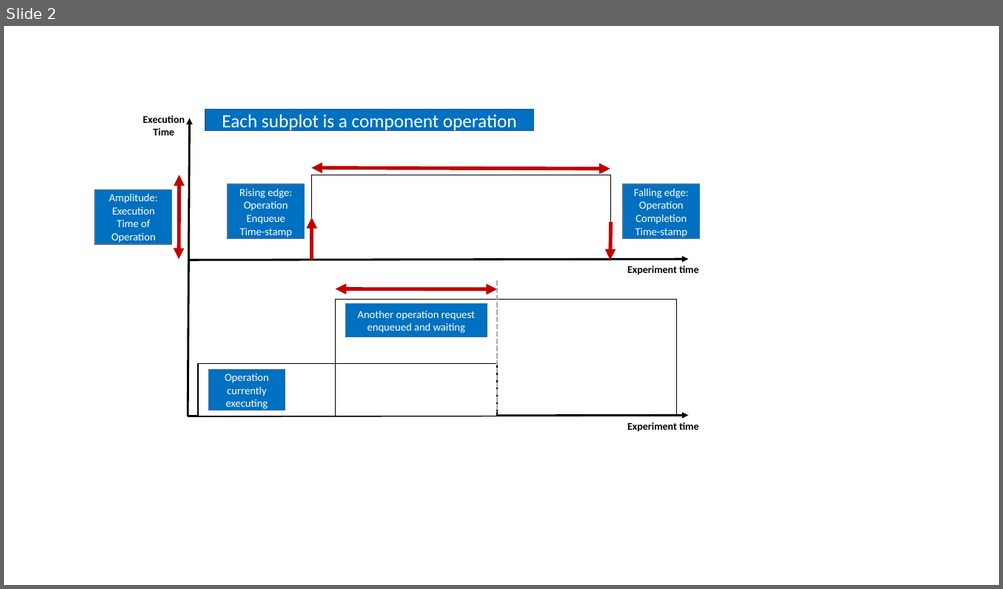
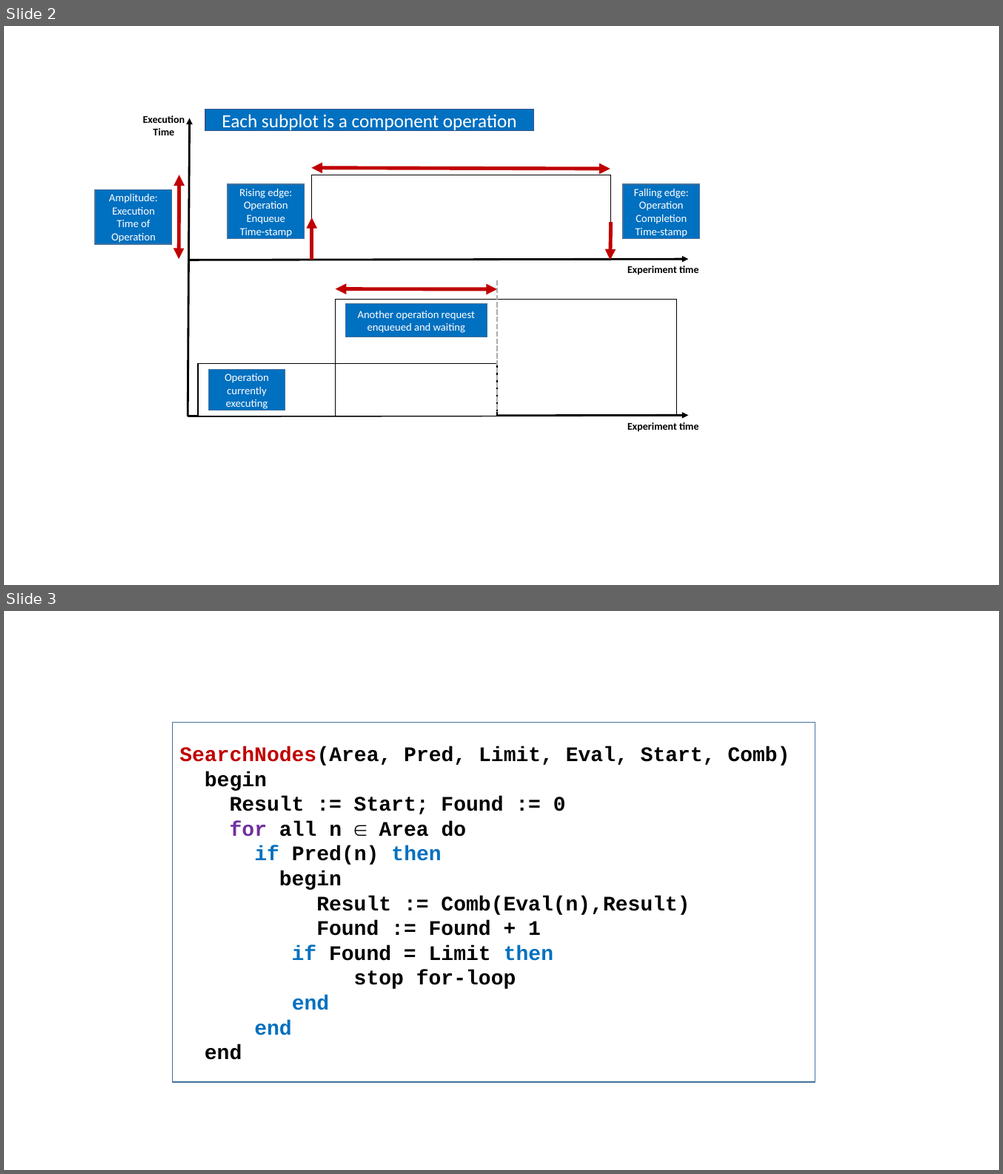
Before and after one commit to p-ranav/phd-dissertation, a slide deck: src/img/statespaceanalysischapter.pptx. Shown one above the other, each under a label of ours: slide 2 before the commit, slides 2 and 3 after it. The pictures are 1003x589 and 1003x1174 pixels, drawn with LibreOffice and Linux fonts; fonts in the diff are those of the drawing. Boxes give left, top, right and bottom in pixels: in the first picture for what was removed or moved away, otherwise in the second. Text is boxed around its words. In the diff, an @@ line names an element or a change of style, - is before the commit and + after.

```diff
--- a/src/img/statespaceanalysischapter.pptx
+++ b/src/img/statespaceanalysischapter.pptx
@@ slide 3 added at box(4, 611, 999, 1170), background #FFFFFF @@
@@ rectangle added at box(173, 722, 815, 1082), fill #FFFFFF, outline #43739E 1 pt, 20 pt, text #000000, bold @@
+SearchNodes(Area, Pred, Limit, Eval, Start, Comb)
+begin
+Result := Start; Found := 0
+for all n ∈ Area do
+if Pred(n) then
+begin
+Result := Comb(Eval(n),Result)
+Found := Found + 1
+if Found = Limit then
+stop for-loop
+end
+end
+end
```
Also in this commit, not shown: 11 other files.
